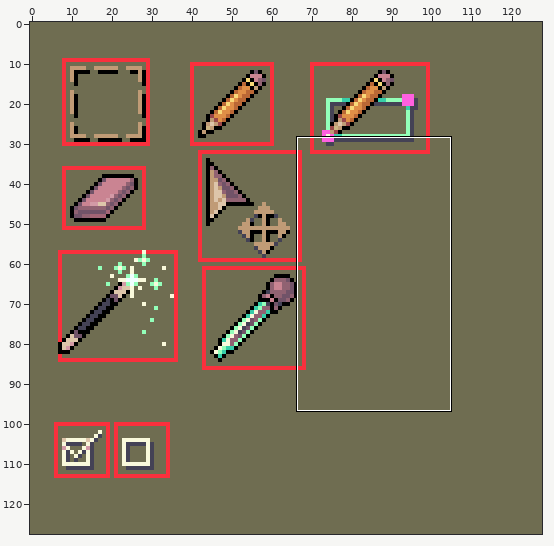
Two states of a sprite sheet, images/editor-tools.png. The picture above shows the old version from afar; the outline marks the close-up.
Close-up. Before:
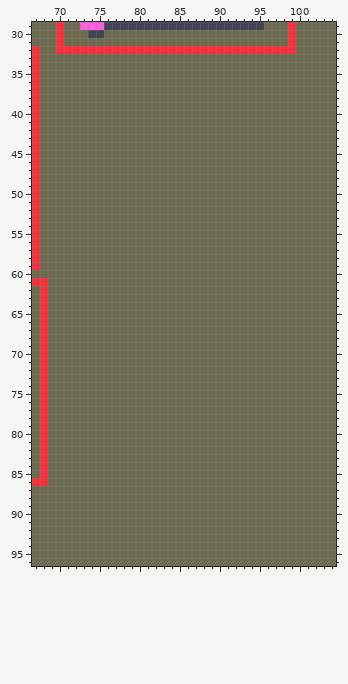
The file is 128x128 pixels. Shown: x 67..104, y 29..96.
After:
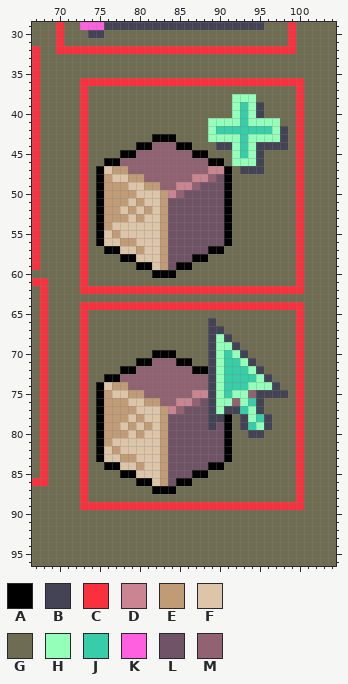
Palette (. is transparent): A #000000  B #444255  C #f9303d  D #ca8492  E #c09b76  F #ddc5aa  G #6f6d51  H #93ffb9  J #37cda8  K #ff60e0  L #715368  M #916272
From the commit log: Added gui definitions for editor add and select object button icons.
The edit:
Changed rows in their new state; - is an unchanged pixel.
first column x 73:
36 CCCCCCCCCCCCCCCCCCCCCCCCCCCC
37 C--------------------------C
38 C------------------HHH-----C
39 C------------------HJHB----C
40 C------------------HJHB----C
41 C---------------HHHHJHHHH--C
42 C---------------HJJJJJJJHB-C
43 C--------AAA----HHHHJHHHHB-C
44 C------AAMMMAA---BBHJHBBBB-C
45 C----AAMMMMMMMAA---HJHB----C
46 C--AAMMMMMMMMMMMAA-HHHB----C
47 C-AFEEMMMMMMMMMMDDA-BBB----C
48 C-AEFFEEMMMMMMDDMLA--------C
49 C-AEEEFFEEMMDDMLLLA--------C
50 C-AEEEEFFFEDMLLLLLA--------C
51 C-AEEEFEFFELLLLLLLA--------C
52 C-AEEFEFEFELLLLLLLA--------C
53 C-AEEEFEFFELLLLLLLA--------C
54 C-AEFFFFFFELLLLLLLA--------C
55 C-AFEFFFFFELLLLLLLA--------C
56 C-AFFEEFFFELLLLLLLA--------C
57 C--AAFFEFFELLLLLAA---------C
58 C----AAFFFELLLAA-----------C
59 C------AAFELAA-------------C
60 C--------AAA---------------C
61 C--------------------------C
62 CCCCCCCCCCCCCCCCCCCCCCCCCCCC
64 CCCCCCCCCCCCCCCCCCCCCCCCCCCC
65 C--------------------------C
66 C---------------B----------C
67 C---------------BB---------C
68 C---------------BHB--------C
69 C---------------BHHB-------C
70 C--------AAA----BHJHB------C
71 C------AAMMMAA--BHJJHB-----C
72 C----AAMMMMMMMAABHJJJHB----C
73 C--AAMMMMMMMMMMMBHJJJJHB---C
74 C-AFEEMMMMMMMMMMBHJJJHHHB--C
75 C-AEFFEEMMMMMMDDBHJHHMBBBB-C
76 C-AEEEFFEEMMDDMLBHHMHJB----C
77 C-AEEEEFFFEDMLLLBHBBJHB----C
78 C-AEEEFEFFELLLLLBBA-BHJB---C
79 C-AEEFEFEFELLLLLBLA-BJHB---C
80 C-AEEEFEFFELLLLLLLA--BB----C
81 C-AEFFFFFFELLLLLLLA--------C
82 C-AFEFFFFFELLLLLLLA--------C
83 C-AFFEEFFFELLLLLLLA--------C
84 C--AAFFEFFELLLLLAA---------C
85 C----AAFFFELLLAA-----------C
86 C------AAFELAA-------------C
87 C--------AAA---------------C
88 C--------------------------C
89 CCCCCCCCCCCCCCCCCCCCCCCCCCCC
Where, in picture pixels (left, top, right, bottom), the same in both close-ups:
changed: (80, 78, 304, 510)
